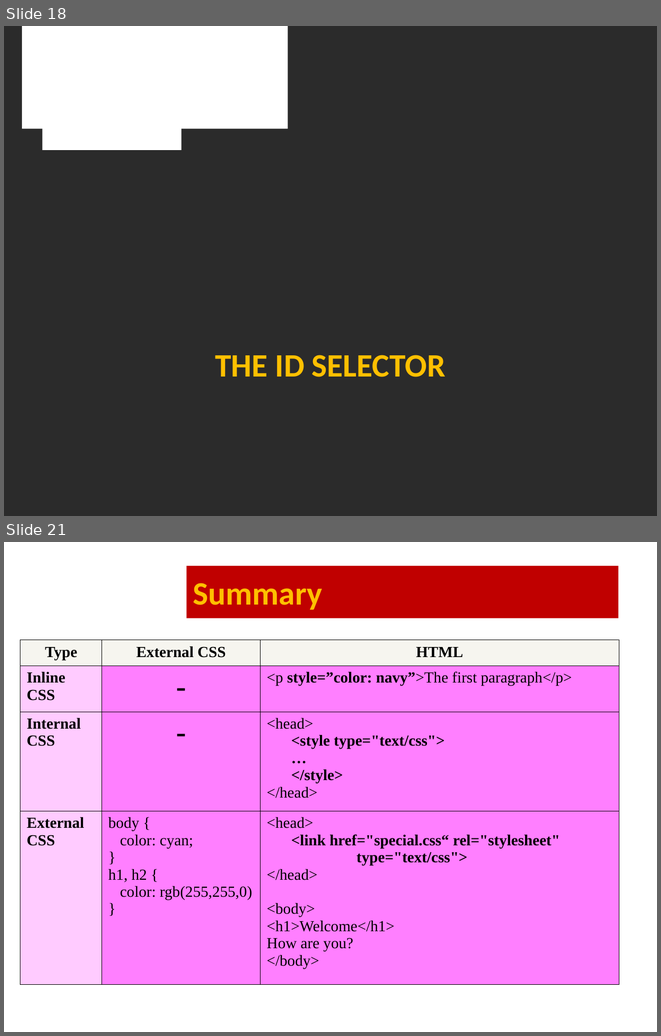
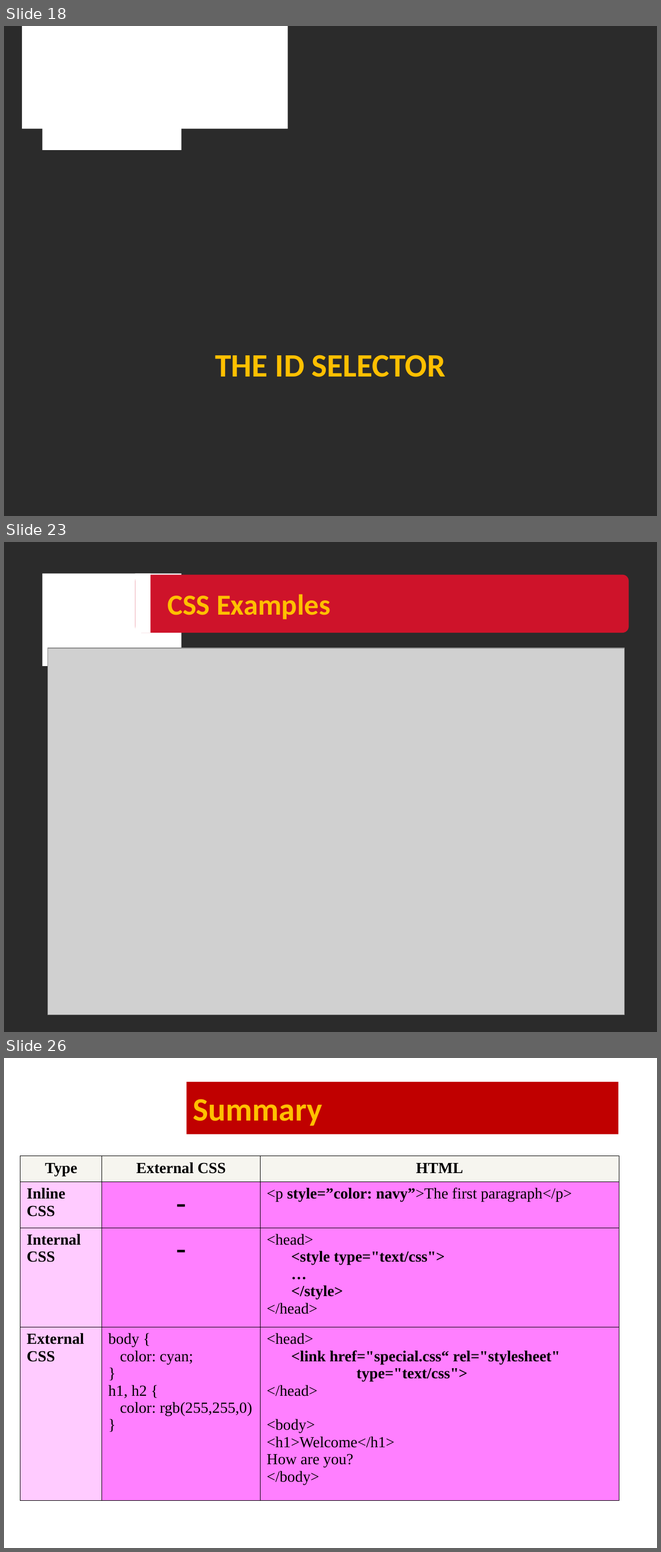
Before and after one commit to HUANGXUANKUN/Personal-Blog, a slide deck: NUS WPA - Copy/Lesson3/lesson3 Slide.ppt. Shown one above the other, each under a label of ours: slides 18 and 21 before the commit, slides 18, 23 and 26 after it; the slides between them are not shown. The pictures are 661x1036 and 661x1552 pixels, drawn with LibreOffice and Linux fonts; fonts in the diff are those of the drawing; grey boxes stand for pictures; background and template pictures are left out; a plain dark background stands for a picture behind light text. Boxes give left, top, right and bottom in pixels: in the first picture for what was removed or moved away, otherwise in the second. Text is boxed around its words. In the diff, an @@ line names an element or a change of style, - is before the commit and + after.

```diff
--- a/NUS WPA - Copy/Lesson3/lesson3 Slide.ppt
+++ b/NUS WPA - Copy/Lesson3/lesson3 Slide.ppt
@@ slide 23 added at (x1=4, y1=542, x2=657, y2=1032), background picture (left out); not listed: 1 template element that a slide beside it also shows @@
@@ rectangle added at (x1=135, y1=573, x2=151, y2=633), fill #FFFFFF @@
@@ rounded rectangle added at (x1=135, y1=575, x2=629, y2=633), fill #CE132A @@
@@ title added at (x1=167, y1=594, x2=330, y2=619), 32 pt, text #FFC000, bold @@
+CSS Examples
@@ picture added at (x1=48, y1=648, x2=624, y2=1014) @@
@@ what was slide 21 is now slide 26 @@
```
Also in this commit, not shown: 7 slides changed, 4 other slides added, 10 other files.
